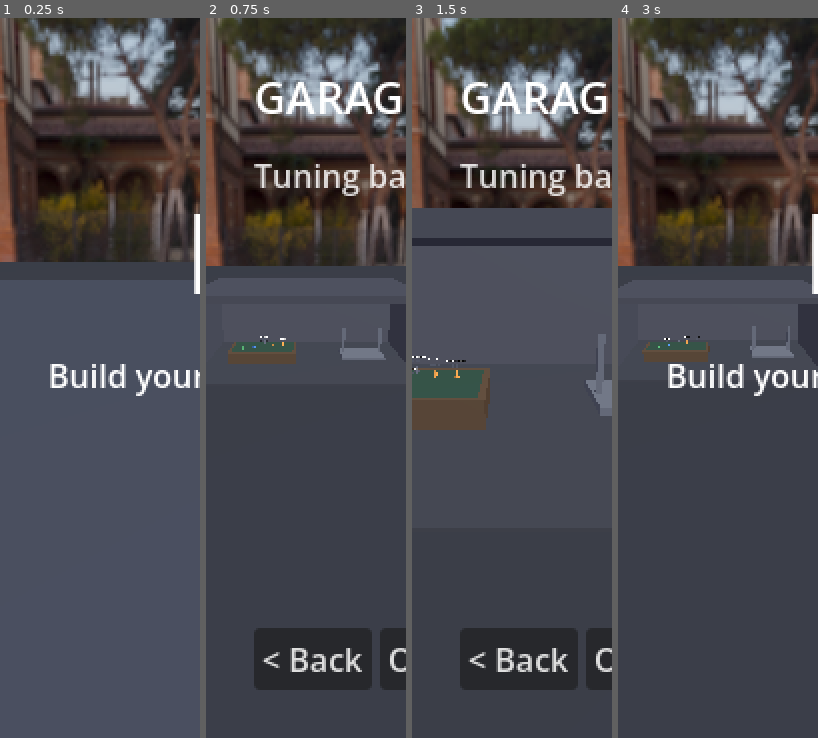
Above: before the commit, frames 1-4 (left to right).
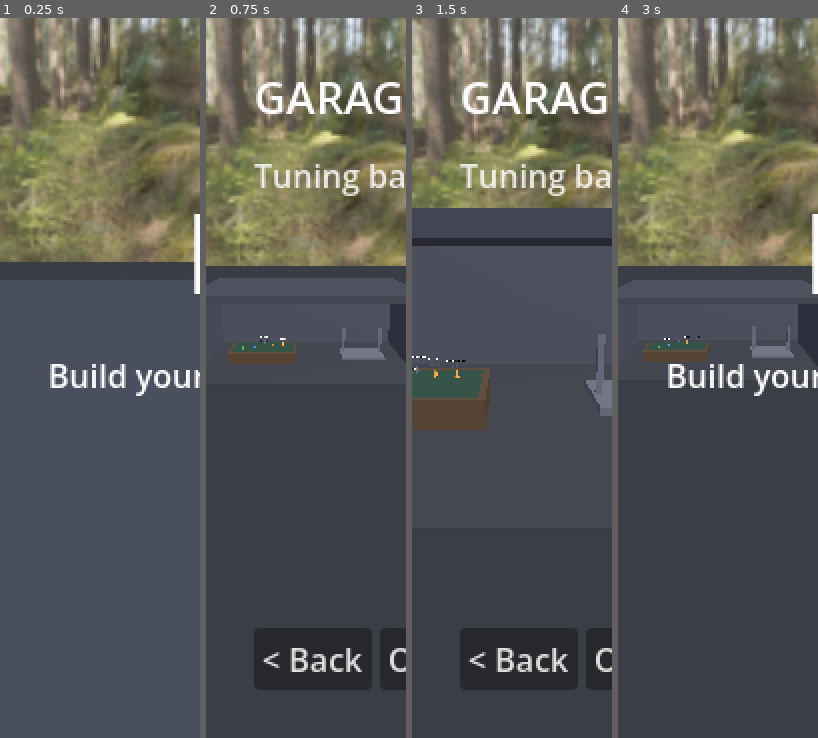
Above: after the commit, the same moments.

Repository: felixxwu/TAPPA
Game: Godot game, scene res://hq.tscn
Same seed, same stepped clock (60 frames per second), same inputs: the game is played once before the commit and once after it.
Inputs (mouse positions are in pixels of both pictures, inside the frame that each line leads up to):
- Up to frame 1 (0.25 s): no input
- Up to frame 2 (0.75 s): tap Enter (menu_select) at 0.5 s; move the mouse to (350, 342) at 0.52 s; hold Right (menu_right) from 0.53 s (still down); tap C (cycle_camera) at 0.6 s; click (350, 342) at 0.67 s
- Up to frame 3 (1.5 s): release Right (menu_right) at 1.25 s; drag from (472, 414) to (502, 522) at 1.27 s
- Up to frame 4 (3 s): tap R (reset_car) at 2 s; move the mouse to (738, 219) at 2.02 s; hold Right (menu_right) 2.03-2.75 s; tap T (toggle_gearbox) at 2.1 s; click "< Back" at 2.75 s

The runs differ from the first frame. In frame 1, 32% of the frame differs, in the area x 0-100%, y 0-34%; in frame 2, 31%; in frame 3, 23%; in frame 4, 32%, in the area x 0-100%, y 0-35%.

Commit message:
Swap skybox to a forest panorama
Replace the Venice sunset sky with a CC0 pine-forest equirect (Poly Haven
forest_slope, via the drei-assets GitHub mirror; tonemapped to LDR
textures/sky_forest.png). Better thematic fit for the rally setting. Fog
colour re-matched to the forest's horizon (0.36, 0.35, 0.272). Removes the
old sky_sunset.png; updates main.tscn, hq.gd, GameConfig, docs and the spec.

Co-Authored-By: Claude Opus 4.8 <noreply@anthropic.com>
Claude-Session: https://claude.ai/code/session_01PLQykZE5pjt1kQpU7aTPWz

Diff:
--- a/rally/config/game_config.tres
+++ b/rally/config/game_config.tres
@@ -34,7 +34,7 @@
 smoothing = 3.0
 fog_density = 0.005
 fog_sky_affect = 0.15
-background_color = Color(0.589, 0.544, 0.52, 1)
+background_color = Color(0.36, 0.35, 0.272, 1)
 car_light_amount = 1.0
 terrain_light_amount = 1.0
 terrain_tile_per_meter = 0.5
--- a/rally/main.tscn
+++ b/rally/main.tscn
@@ -12,7 +12,7 @@
 [ext_resource type="Script" uid="uid://da6jmm86ad2c" path="res://scripts/mobile_controls.gd" id="9_mobile"]
 [ext_resource type="Script" uid="uid://c1ihaadjtfrte" path="res://scripts/camera_manager.gd" id="10_cammgr"]
 [ext_resource type="Texture2D" uid="uid://qxvxctxwm27g" path="res://textures/gravel.jpg" id="11_gravel"]
-[ext_resource type="Texture2D" uid="uid://cmb2crodouqje" path="res://textures/sky_sunset.png" id="12_sky"]
+[ext_resource type="Texture2D" uid="uid://bjsbniu8vs2gf" path="res://textures/sky_forest.png" id="12_sky"]
 
 [sub_resource type="PanoramaSkyMaterial" id="sky_mat"]
 panorama = ExtResource("12_sky")
@@ -24,7 +24,7 @@
 background_mode = 2
 sky = SubResource("sky")
 fog_enabled = true
-fog_light_color = Color(0.589, 0.544, 0.52, 1)
+fog_light_color = Color(0.36, 0.35, 0.272, 1)
 fog_density = 0.005
 fog_sky_affect = 0.15
 
--- a/rally/scripts/game_config.gd
+++ b/rally/scripts/game_config.gd
@@ -355,8 +355,8 @@
 ## reads clearly above the haze.
 @export_range(0.0, 1.0) var fog_sky_affect := 0.15
 ## Fog / backdrop colour. Matched to the skybox's HORIZON (sampled from
-## textures/sky_sunset.png) so the distant terrain dissolves into the sky seam.
-@export var background_color := Color(0.589, 0.544, 0.520)
+## textures/sky_forest.png) so the distant terrain dissolves into the treeline seam.
+@export var background_color := Color(0.360, 0.350, 0.272)
 ## Coarse far-terrain backdrop (DistantTerrain) that gives the sky a horizon past
 ## the detailed chunk ring. Disable to fall back to fog-only edge hiding.
 @export var distant_terrain_enabled := true
--- a/rally/scripts/hq.gd
+++ b/rally/scripts/hq.gd
@@ -116,7 +116,7 @@
 	# Same skybox as the run scene (main.tscn) so HQ shares the look. The garage
 	# stays lit (directional + ambient below); the sky is just the backdrop.
 	var sky_mat := PanoramaSkyMaterial.new()
-	sky_mat.panorama = load("res://textures/sky_sunset.png")
+	sky_mat.panorama = load("res://textures/sky_forest.png")
 	var sky := Sky.new()
 	sky.sky_material = sky_mat
 	e.background_mode = Environment.BG_SKY
Binary file added: rally/textures/sky_forest.png
Not shown, changed: rally/textures/sky_forest.png.import
Binary file removed: rally/textures/sky_sunset.png
Not shown, changed: rally/features/rendering.md
Not shown, changed: rally/todo/distant-terrain-and-sky.md
